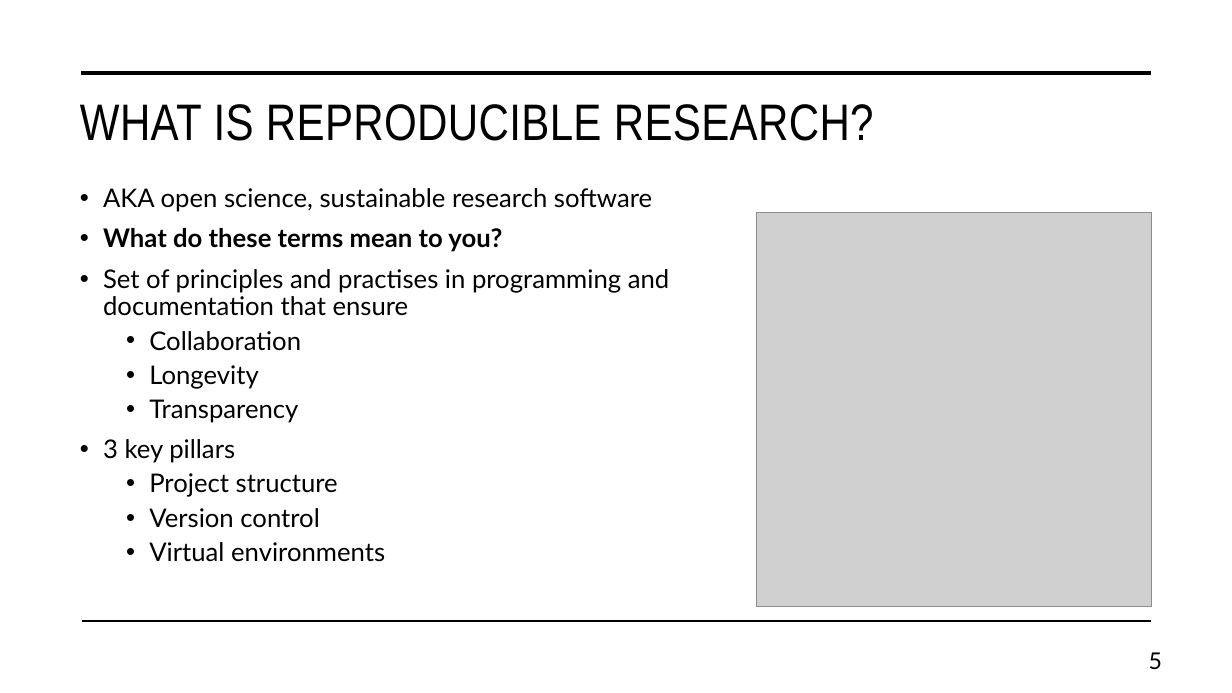
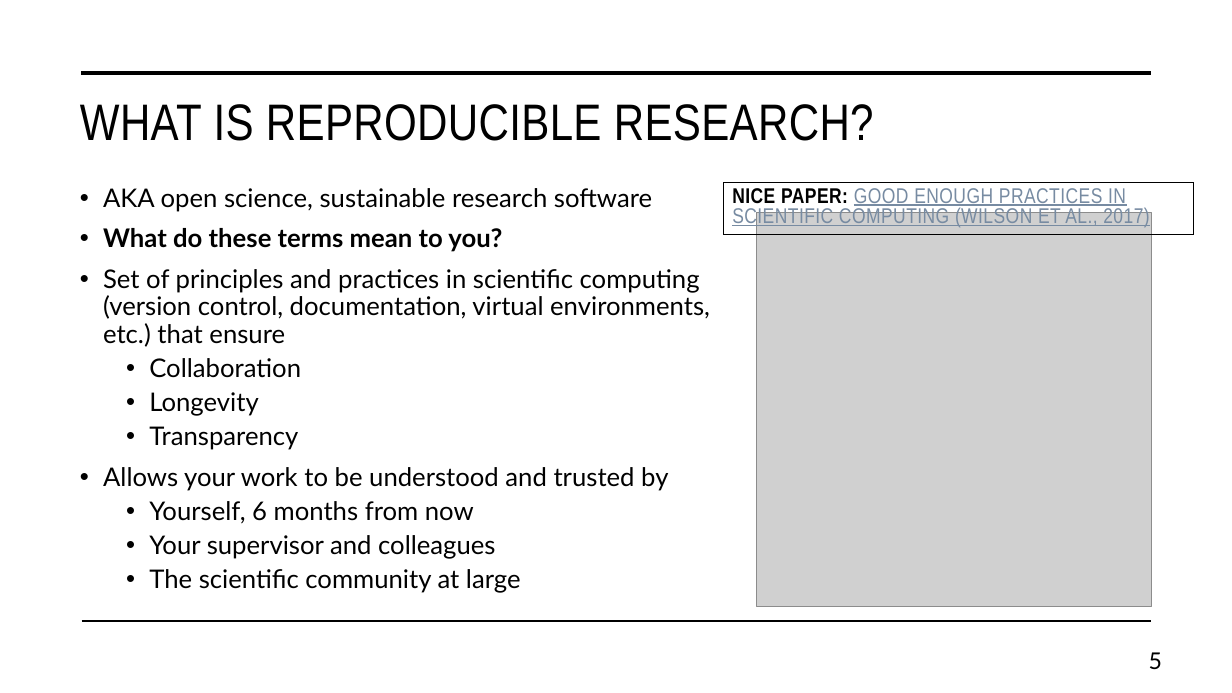
Before and after one commit to daniel-wrench/snap-research-template, a slide deck: slide 5 of doc/workshop_slides.pptx. Drawn at 1232x693 pixels with LibreOffice and Linux fonts; fonts in the diff are those of the drawing; grey boxes stand for pictures. Boxes give left, top, right and bottom in pixels: in the first picture for what was removed or moved away, otherwise in the second. Text is boxed around its words. In the diff, an @@ line names an element or a change of style, - is before the commit and + after.

```diff
--- a/doc/workshop_slides.pptx
+++ b/doc/workshop_slides.pptx
@@ rectangle added at <box>724,182,1194,234</box>, outline #000000 0.75 pt, 16.6 pt, text #778BA2, underline @@
+NICE PAPER: GOOD ENOUGH PRACTICES IN SCIENTIFIC COMPUTING (WILSON ET AL., 2017)
@@ text at <box>103,269,710,347</box>: text changed @@
-• Set of principles and practises in programming and documentation that ensure
+• Set of principles and practices in scientific computing (version control, documentation, virtual environments, etc.) that ensure
@@ text at <box>103,467,668,593</box>: text changed @@
-• 3 key pillars
-  • Project structure
-  • Version control
-  • Virtual environments
+• Allows your work to be understood and trusted by
+  • Yourself, 6 months from now
+  • Your supervisor and colleagues
+  • The scientific community at large
```
Also in this commit, not shown: 7 other slides changed, 1 other file.
